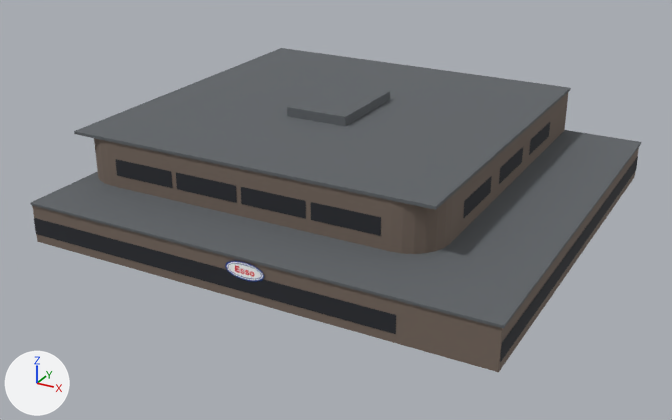
Two versions of the glTF model airport-cyxd/PackageSources/modelLib/cyxd_hangar20/cyxd_hangar20.gltf, one commit apart.
Before and after are seen from a 50 mm camera at (53.4, -98.0, 45.9) aimed at (3.6, -7.5, 0.6). Lighting does not change. The marker at lower left points along +X, +Y and +Z. The picture after the commit comes second. Vertices at exactly the same position are counted once.

Names of what the first picture shows: 'cyxd_hangar20'.
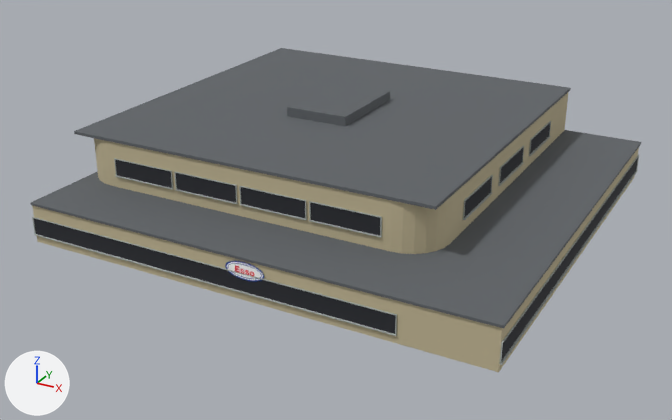
The change in detail:
me_cyxd_hangar20 is used by ob_cyxd_hangar20; location (0.0, 0.0, 0.0).
me_cyxd_hangar20 had 393 vertices, 522 faces and spanned x -22.7..32.7, y -30.7..22.7, z 0.0..12.0.
me_cyxd_hangar20 now has 757 vertices, 1042 faces and spans x -22.8..32.8, y -30.8..22.8, z 0.0..12.0.
me_cyxd_hangar20 part 1: the loose piece of 8 vertices spanning x -22.5..32.7, y -30.7..22.7, z 4.6..4.9 is copied, and the copy is scaled about its middle by (0.15, 0.00412, 0.3), then moved by (7.8, -18.7, 1.6); it spans x 8.8..17.0, y -22.8..-22.5, z 6.3..6.4.
me_cyxd_hangar20 part 2: the loose piece of 8 vertices spanning x -22.5..32.7, y -30.7..22.7, z 4.6..4.9 is copied, and the copy is scaled about its middle by (0.15, 0.00412, 0.3), then moved by (-0.8, -18.7, 1.6); it spans x 0.2..8.4, y -22.8..-22.5, z 6.3..6.4.
me_cyxd_hangar20 part 3: the loose piece of 8 vertices spanning x -22.5..32.7, y -30.7..22.7, z 4.6..4.9 is copied, and the copy is scaled about its middle by (0.15, 0.00412, 0.3), then moved by (-9.4, -18.7, 1.6); it spans x -8.4..-0.2, y -22.8..-22.5, z 6.3..6.4.
me_cyxd_hangar20 part 4: the loose piece of 8 vertices spanning x -22.5..32.7, y -30.7..22.7, z 4.6..4.9 is copied, and the copy is scaled about its middle by (0.15, 0.00412, 0.3), then moved by (-18.0, -18.7, 1.6); it spans x -17.0..-8.8, y -22.8..-22.5, z 6.3..6.4.
me_cyxd_hangar20 part 5: the loose piece of 8 vertices spanning x -22.5..32.7, y -30.7..22.7, z 4.6..4.9 is copied, and the copy is scaled about its middle by (0.00399, 0.155, 0.3), then moved by (17.6, 14.8, 1.6); it spans x 22.5..22.8, y 6.6..14.9, z 6.3..6.4.
me_cyxd_hangar20 part 6: the loose piece of 8 vertices spanning x -22.5..32.7, y -30.7..22.7, z 4.6..4.9 is copied, and the copy is scaled about its middle by (0.00399, 0.155, 0.3), then moved by (17.6, 4.0, 1.6); it spans x 22.5..22.8, y -4.1..4.1, z 6.3..6.4.
me_cyxd_hangar20 part 7: the loose piece of 8 vertices spanning x -22.5..32.7, y -30.7..22.7, z 4.6..4.9 is copied, and the copy is scaled about its middle by (0.00399, 0.155, 0.3), then moved by (17.6, -6.8, 1.6); it spans x 22.5..22.8, y -14.9..-6.6, z 6.3..6.4.
me_cyxd_hangar20 part 8: the loose piece of 8 vertices spanning x -22.5..32.7, y -30.7..22.7, z 4.6..4.9 is copied, and the copy is scaled about its middle by (0.82, 0.00412, 0.3), then moved by (-5.1, -26.7, -3.8); it spans x -22.6..22.6, y -30.8..-30.5, z 0.9..1.0.
me_cyxd_hangar20 part 9: the loose piece of 8 vertices spanning x -22.5..32.7, y -30.7..22.7, z 4.6..4.9 is copied, and the copy is scaled about its middle by (0.00399, 0.997, 0.3), then moved by (27.5, 0.0, -3.8); it spans x 32.5..32.8, y -30.6..22.6, z 0.9..1.0.
me_cyxd_hangar20 part 10: 260 vertices added at x -22.7..32.7, y -30.7..22.7, z 1.0..8.5.
me_cyxd_hangar20 part 11: 106 kept faces spanning x -22.7..32.7, y -30.7..22.7, z 0.0..12.0 get new texture (UV) coordinates.
Other edits to the shape of me_cyxd_hangar20 do not show in these pictures.

Location of each change, [x1, y1, x2, y2] in pixels of the pictures (672 x 420 px):
part 1 of me_cyxd_hangar20, added
    after: [309, 220, 382, 238]
part 2 of me_cyxd_hangar20, added
    after: [239, 204, 307, 220]
part 3 of me_cyxd_hangar20, added
    after: [175, 189, 238, 204]
part 4 of me_cyxd_hangar20, added
    after: [115, 176, 174, 190]
part 5 of me_cyxd_hangar20, added
    after: [530, 136, 551, 157]
part 6 of me_cyxd_hangar20, added
    after: [498, 162, 524, 186]
part 7 of me_cyxd_hangar20, added
    after: [463, 193, 492, 220]
part 8 of me_cyxd_hangar20, added
    after: [34, 234, 397, 336]
part 9 of me_cyxd_hangar20, added
    after: [499, 170, 638, 365]
part 10 of me_cyxd_hangar20, added
    after: [32, 121, 639, 364]
part 11 of me_cyxd_hangar20, surface changed (brown to yellow)
    both: [31, 91, 639, 372]
